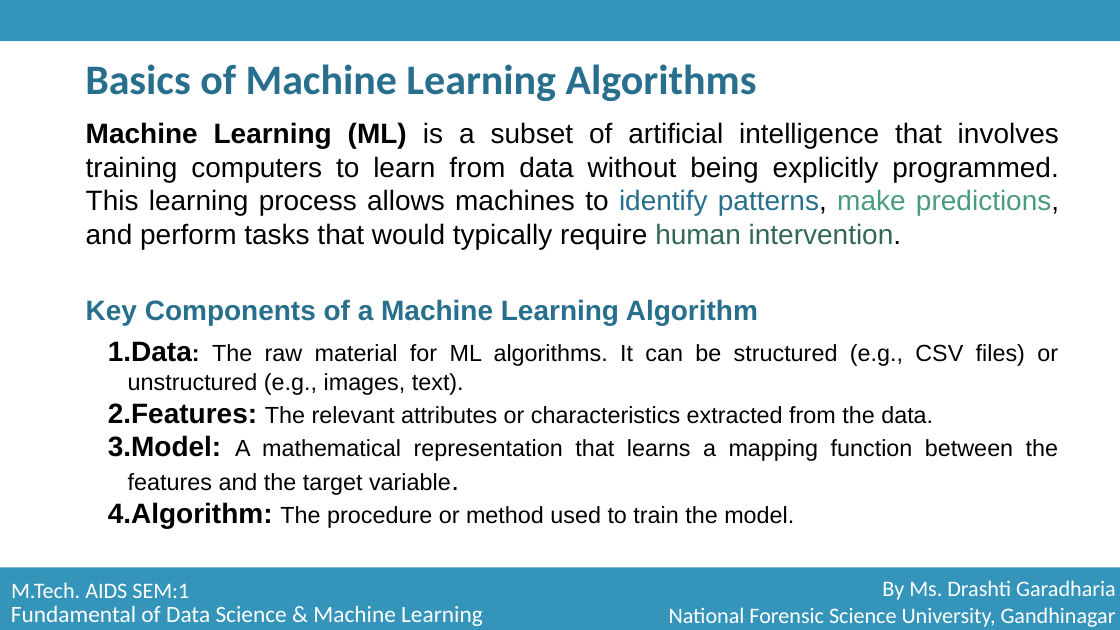
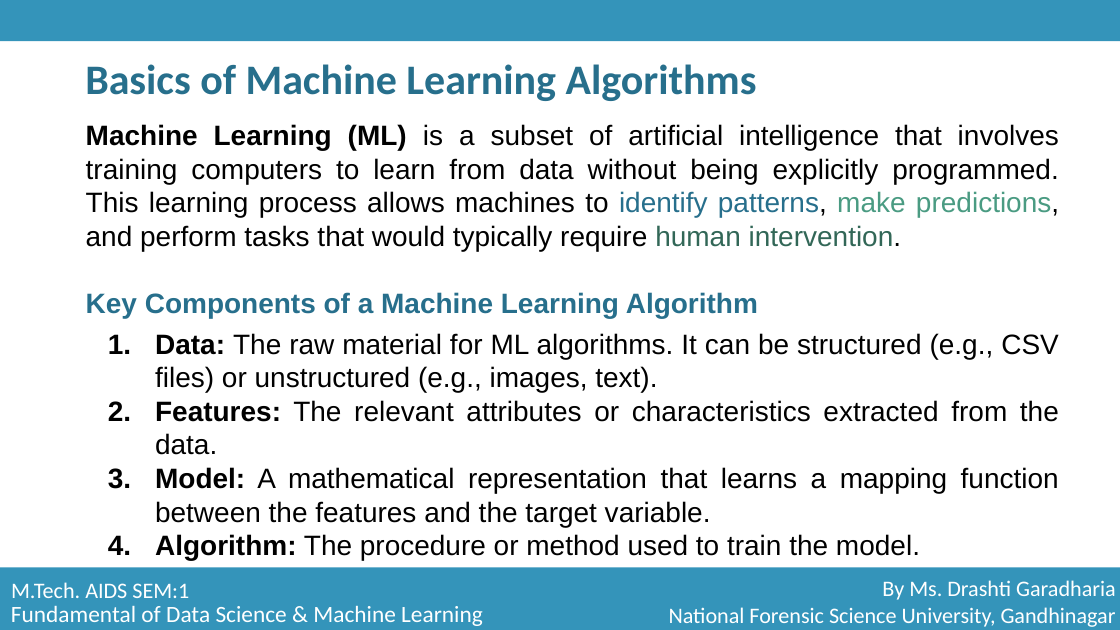
Before and after one commit to sinister-virus/AiDS_SiCS, a slide deck: slide 7 of Gandhinagar/Sem_1/S4_FDSML - Fundamentals of Data Science and Machine Learning/FDSML_Notes/Unit_3_Part_1.pptx. Drawn at 1120x630 pixels with LibreOffice and Linux fonts; fonts in the diff are those of the drawing. Boxes give left, top, right and bottom in pixels: in the first picture for what was removed or moved away, otherwise in the second. Text is boxed around its words. In the diff, an @@ line names an element or a change of style, - is before the commit and + after.

```diff
--- a/Gandhinagar/Sem_1/S4_FDSML - Fundamentals of Data Science and Machine Learning/FDSML_Notes/Unit_3_Part_1.pptx
+++ b/Gandhinagar/Sem_1/S4_FDSML - Fundamentals of Data Science and Machine Learning/FDSML_Notes/Unit_3_Part_1.pptx
@@ text "Basics of Machine Learning Algorithms" at (85,64,757,101): indent changed @@
@@ text at (155,333,1059,560): size 20 to 24 pt in "Data: The raw material for ML algorithms. ...", "The relevant attributes or characteristics extracted from ...", "A mathematical representation that learns a mapping ...", "The procedure or method used to train ..."; indent changed @@
```
Also in this commit, not shown: 20 other slides changed, 5 other files.
